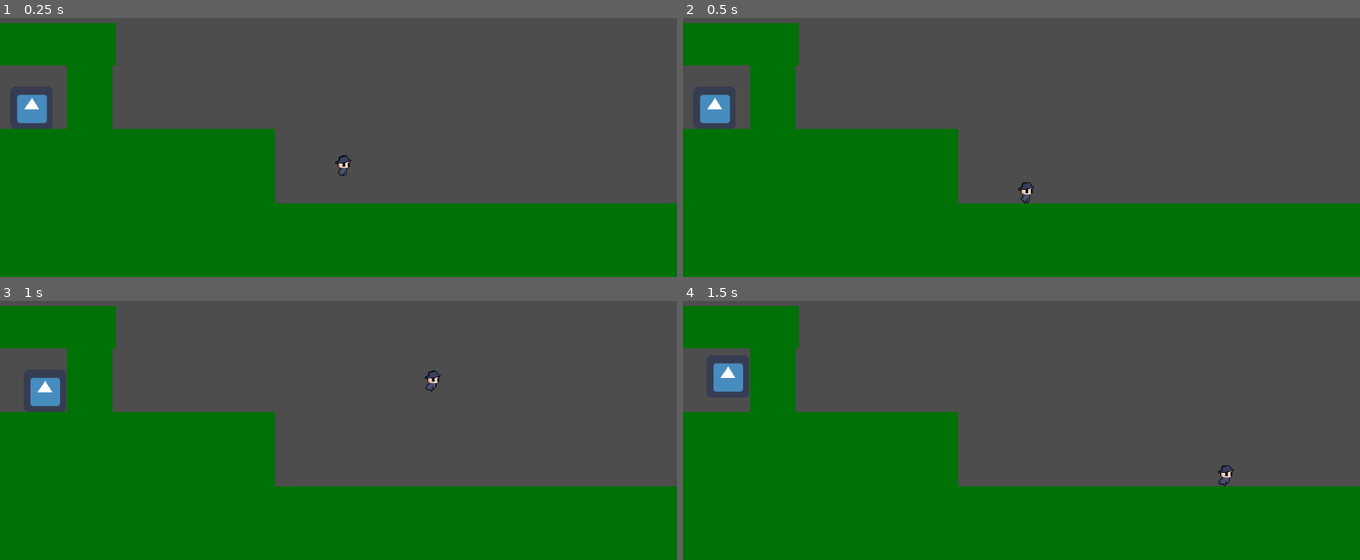
Above: before the commit, frames 1-4 (two rows, left to right).
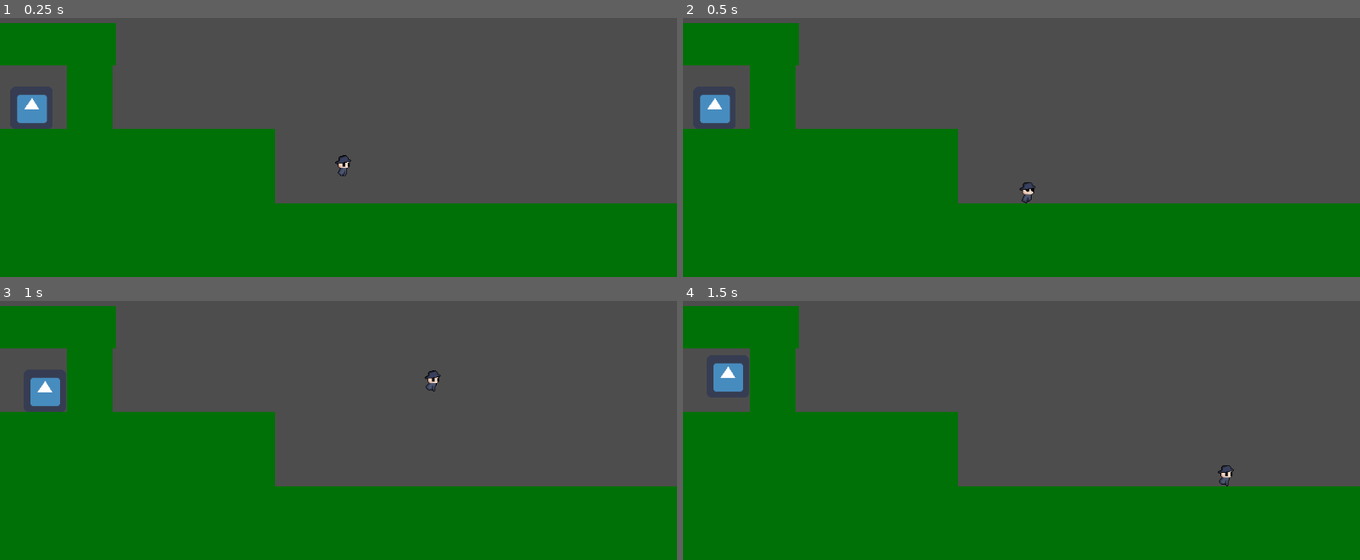
Above: after the commit, the same moments.

Repository: jokw1228/I-Wanna-Be-The-Um
Game: Godot game, scene res://Scenes/DemoScene.tscn
Two runs of this game, one before a commit and one after it. Both use one fixed random seed, a clock stepped at 60 frames per second and the inputs below. The engine's default icon, where the game draws it, is replaced by a stand-in: a white triangle on a blue panel in a dark square.
Inputs:
- Up to frame 1 (0.25 s): no input
- Up to frame 2 (0.5 s): no input
- Up to frame 3 (1 s): hold Right (move_right) from 0.53 s (still down); tap Up (jump) at 0.6, 0.77 s
- Up to frame 4 (1.5 s): keep holding Right (move_right); tap Up (jump) at 1.07, 1.35 s

Frame 1 is identical in both runs. In frame 2, less than 0.1% of the frame differs, in the area x 49-53%, y 63-72%; in frame 3, less than 0.1%; in frame 4, less than 0.1%.

Commit message:
flip_h_state, is_moving_side_to_side_state, is_floating_in_the_air_state 구현

Diff:
--- a/Scenes/Player/Player.gd
+++ b/Scenes/Player/Player.gd
@@ -114,6 +114,9 @@
 enum is_moving_side_to_side_type {STOP, WALK}
 var is_moving_side_to_side_state: is_moving_side_to_side_type = is_moving_side_to_side_type.STOP
 
+enum is_floating_in_the_air_type {GROUND, AIR_RISING, AIR_FALLING}
+var is_floating_in_the_air_state: is_floating_in_the_air_type = is_floating_in_the_air_type.AIR_FALLING
+
 # coyote_time and jump_buffer must be above zero to work. Otherwise, godot will throw an error.
 @onready var is_coyote_time_enabled = coyote_time > 0
 @onready var is_jump_buffer_enabled = jump_buffer > 0
@@ -195,8 +198,15 @@
 	velocity.x *= 1 / (1 + (delta * friction))
 	velocity += acc * delta
 
-	#sprite_player_jump and sprite_player_walk mechanism doesn't
+	#FSM for sprite_player_jump and sprite_player_walk
 	#These mechanisms are not related to coyote time, simply refer to is_feet_on_ground() and velocity.y.
+	if is_feet_on_ground():
+		if velocity.y > 0:
+			change_state("is_floating_in_the_air_state", is_floating_in_the_air_type.AIR_RISING)
+		else:
+			change_state("is_floating_in_the_air_statee", is_floating_in_the_air_type.AIR_FALLING)
+	else:
+		change_state("is_floating_in_the_air_state", is_floating_in_the_air_type.GROUND)
 
 	_was_on_ground = is_feet_on_ground()
 	move_and_slide()
@@ -349,3 +359,9 @@
 			AnimatedSprite2D_node.animation = "walk"
 		elif value == is_moving_side_to_side_type.STOP:
 			AnimatedSprite2D_node.animation = "idle"
+	elif state == "is_floating_in_the_air_state":
+		is_floating_in_the_air_state = value
+		if value == is_floating_in_the_air_type.AIR_RISING:
+			AnimatedSprite2D_node.animation = "jump"
+		elif value == is_floating_in_the_air_type.AIR_FALLING:
+			AnimatedSprite2D_node.animation = "fall"
--- a/Scenes/Player/Player.tscn
+++ b/Scenes/Player/Player.tscn
@@ -78,4 +78,4 @@
 [node name="AnimatedSprite2D" type="AnimatedSprite2D" parent="."]
 sprite_frames = SubResource("SpriteFrames_fal7p")
 animation = &"idle"
-frame_progress = 0.707824
+frame_progress = 0.530747
